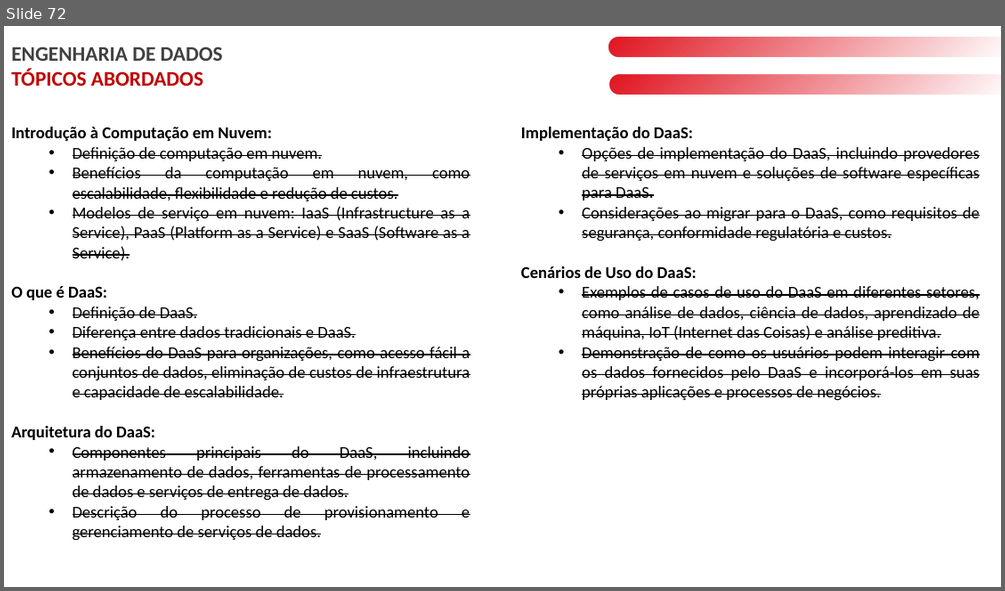
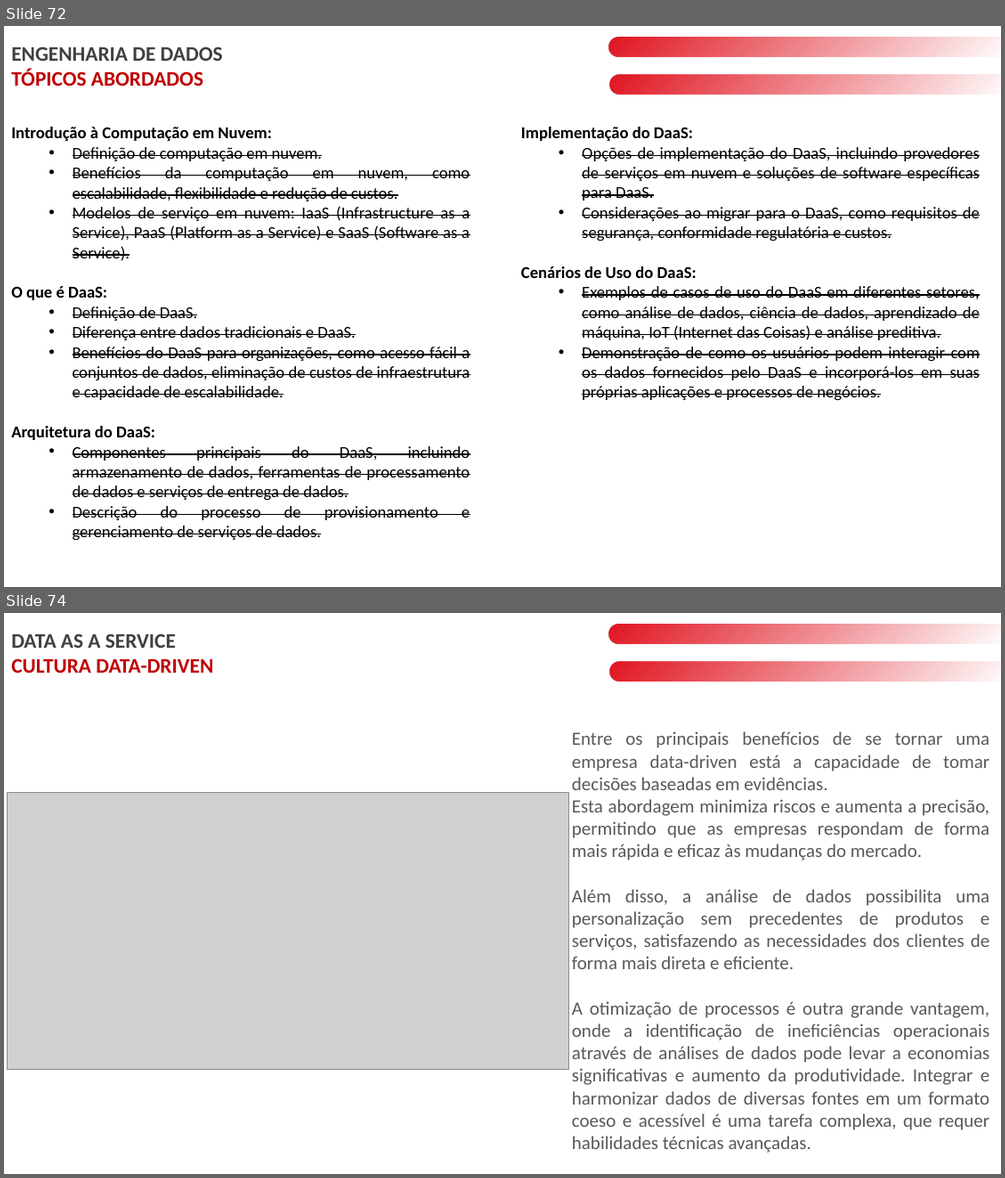
Before and after one commit to laysabelici/data_as_a_service, a slide deck: DAAS PT2.pptx. Shown one above the other, each under a label of ours: slide 72 before the commit, slides 72 and 74 after it; the slides between them are not shown. The pictures are 1005x591 and 1005x1178 pixels, drawn with LibreOffice and Linux fonts; fonts in the diff are those of the drawing; grey boxes stand for pictures. Boxes give left, top, right and bottom in pixels: in the first picture for what was removed or moved away, otherwise in the second. Text is boxed around its words. In the diff, an @@ line names an element or a change of style, - is before the commit and + after.

```diff
--- a/DAAS PT2.pptx
+++ b/DAAS PT2.pptx
@@ slide 74 added at (x1=4, y1=613, x2=1001, y2=1174), background #FFFFFF @@
@@ text added at (x1=11, y1=633, x2=213, y2=673), 20 pt, text #C00000, bold @@
+DATA AS A SERVICE
+CULTURA DATA-DRIVEN
@@ rounded rectangle added at (x1=609, y1=625, x2=1001, y2=644), fill gradient #E11622 @@
@@ rounded rectangle added at (x1=610, y1=662, x2=1001, y2=682), fill gradient #E11622 @@
@@ rectangle added at (x1=231, y1=691, x2=329, y2=719), fill #FFFFFF @@
@@ text added at (x1=572, y1=731, x2=989, y2=1152), 18 pt, text #595959 @@
+Entre os principais benefícios de se tornar uma empresa data-driven está a capacidade de tomar decisões baseadas em evidências.
+Esta abordagem minimiza riscos e aumenta a precisão, permitindo que as empresas respondam de forma mais rápida e eficaz às mudanças do mercado.
+Além disso, a análise de dados possibilita uma personalização sem precedentes de produtos e serviços, satisfazendo as necessidades dos clientes de forma mais direta e eficiente.
+A otimização de processos é outra grande vantagem, onde a identificação de ineficiências operacionais através de análises de dados pode levar a economias significativas e aumento da produtividade. Integrar e harmonizar dados de diversas fontes em um formato coeso e acessível é uma tarefa complexa, que requer habilidades técnicas avançadas.
@@ picture added at (x1=8, y1=792, x2=569, y2=1070) @@
```
Also in this commit, not shown: 8 other slides added.
